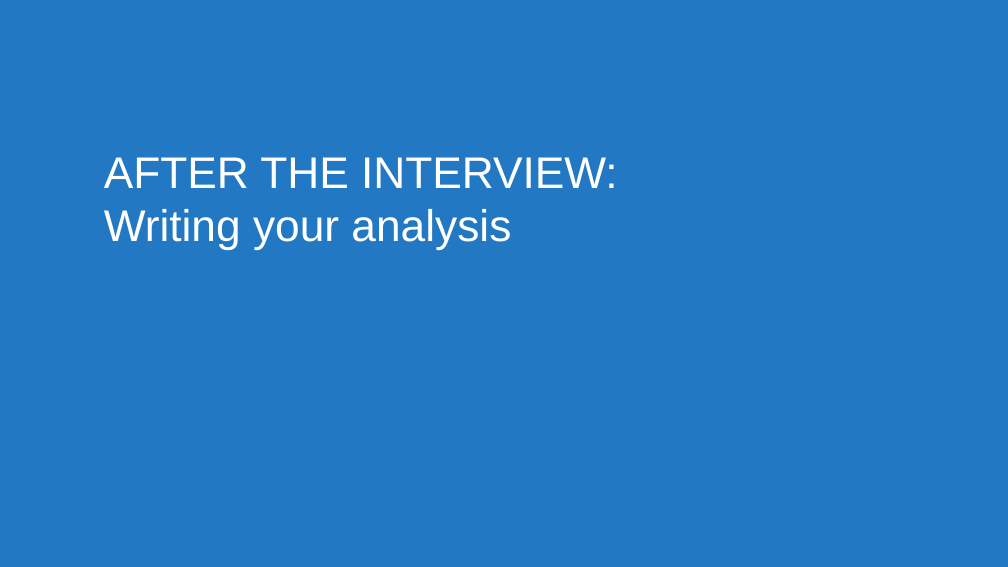
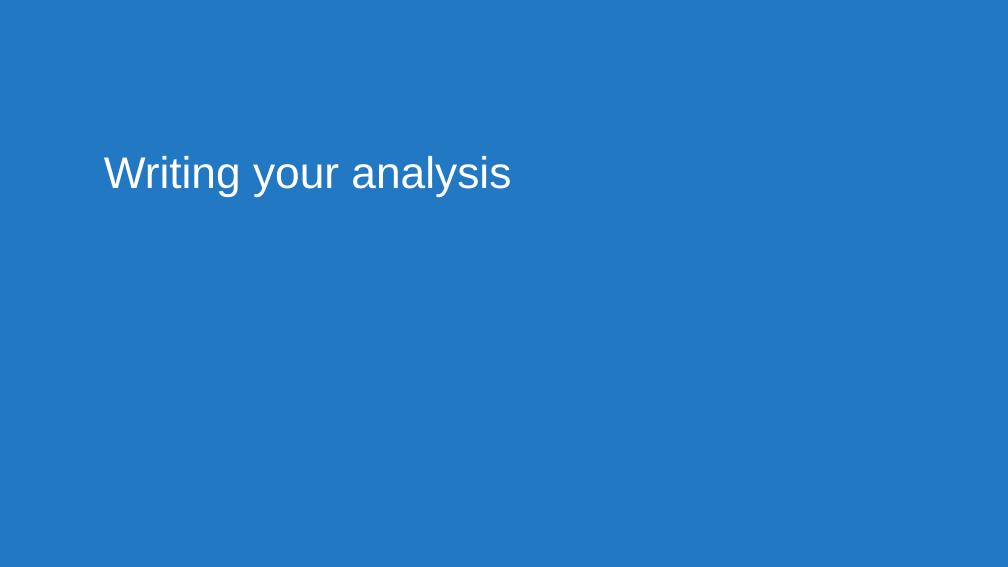
Before and after one commit to usds/SME-QA-Website, a slide deck: slide 18 of toolkit/phone-assessment-interviews/phone-interview-training-presentation.pptx (slide 20 before the commit). Drawn at 1008x567 pixels with LibreOffice and Linux fonts; fonts in the diff are those of the drawing. Boxes give left, top, right and bottom in pixels: in the first picture for what was removed or moved away, otherwise in the second. Text is boxed around its words. In the diff, an @@ line names an element or a change of style, - is before the commit and + after.

```diff
--- a/toolkit/phone-assessment-interviews/phone-interview-training-presentation.pptx
+++ b/toolkit/phone-assessment-interviews/phone-interview-training-presentation.pptx
@@ title at [104,156,511,196]: text changed @@
-AFTER THE INTERVIEW:
-Writing your analysis
+Writing your analysis
```
Also in this commit, not shown: 12 other slides changed, 4 slides added, 6 slides removed, 3 other files.
